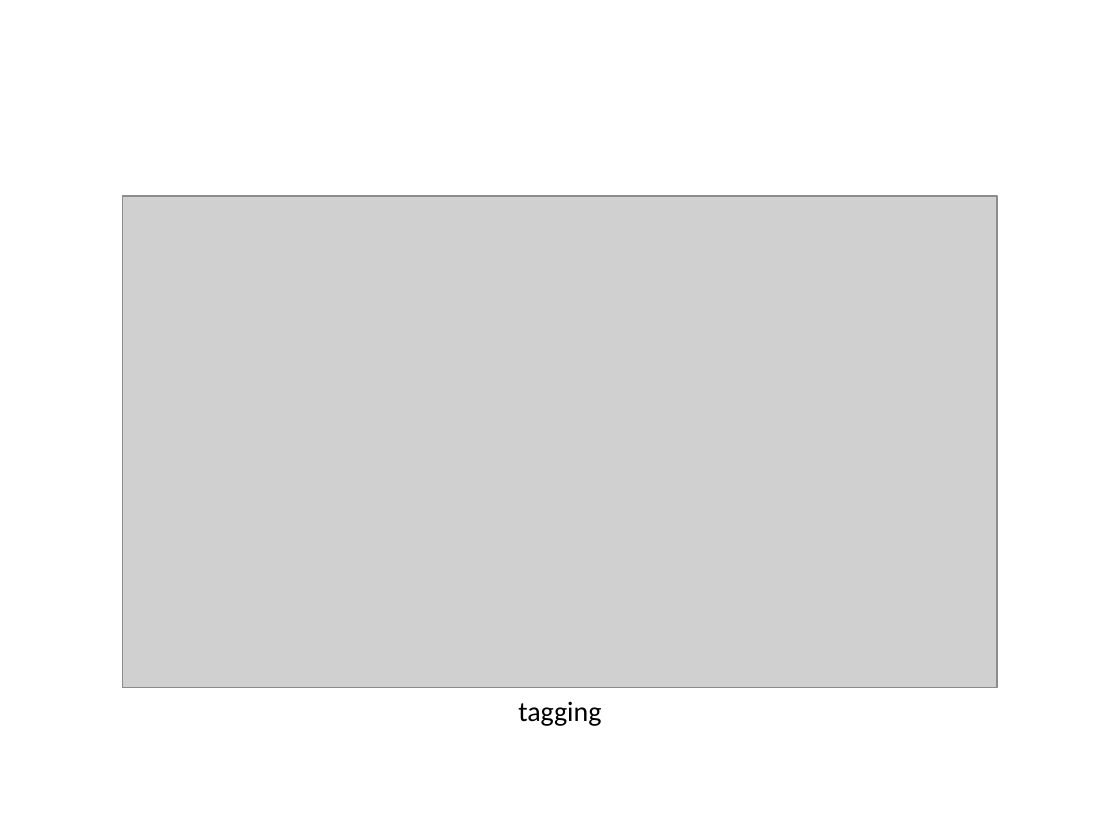
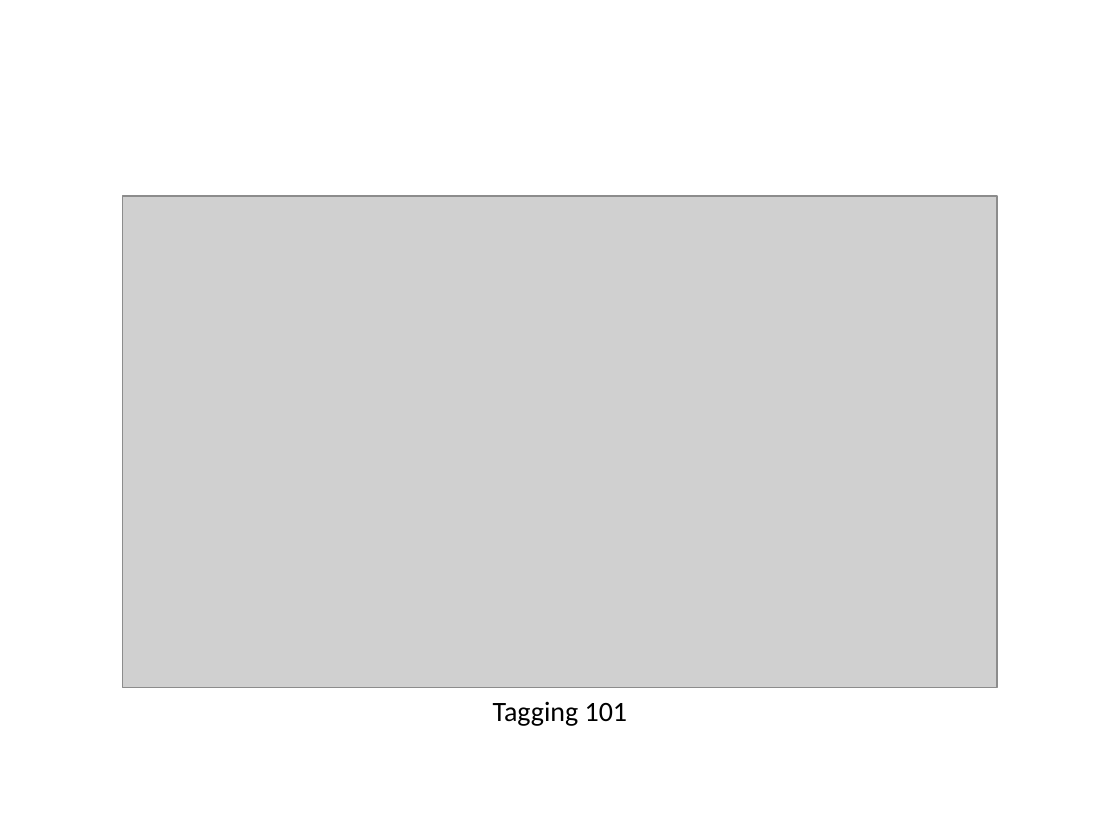
Before and after one commit to mr-eggleton/web-lit-core, a slide deck: slide 2 of powerpoints/07-tagging-101.pptx. Drawn at 1120x840 pixels with LibreOffice and Linux fonts; fonts in the diff are those of the drawing; grey boxes stand for pictures. Boxes give left, top, right and bottom in pixels: in the first picture for what was removed or moved away, otherwise in the second. Text is boxed around its words. In the diff, an @@ line names an element or a change of style, - is before the commit and + after.

```diff
--- a/powerpoints/07-tagging-101.pptx
+++ b/powerpoints/07-tagging-101.pptx
@@ text at [493, 701, 628, 726]: text changed @@
-tagging
+Tagging 101
```
Also in this commit, not shown: 5 other slides changed, 1 slide added, 14 other files.
